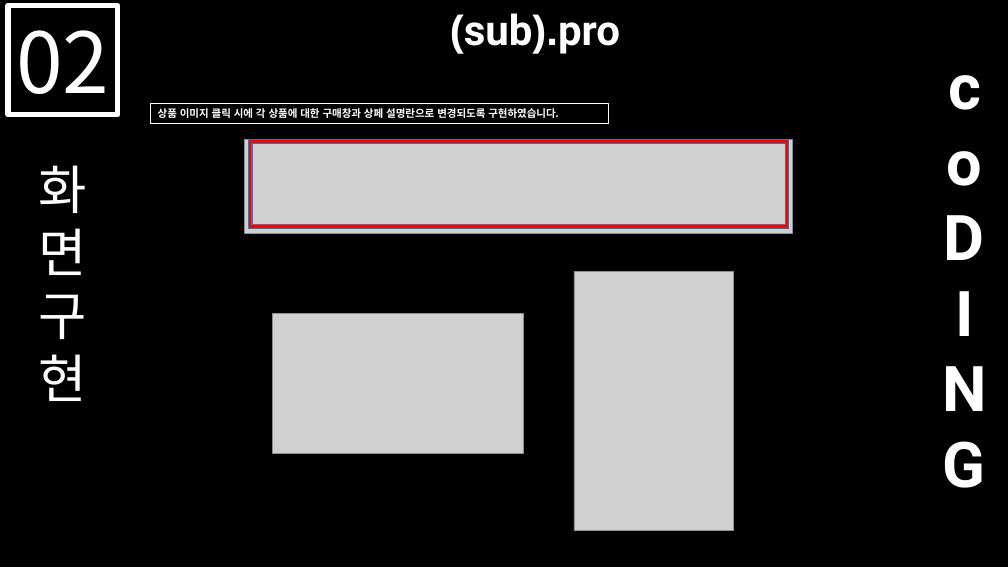
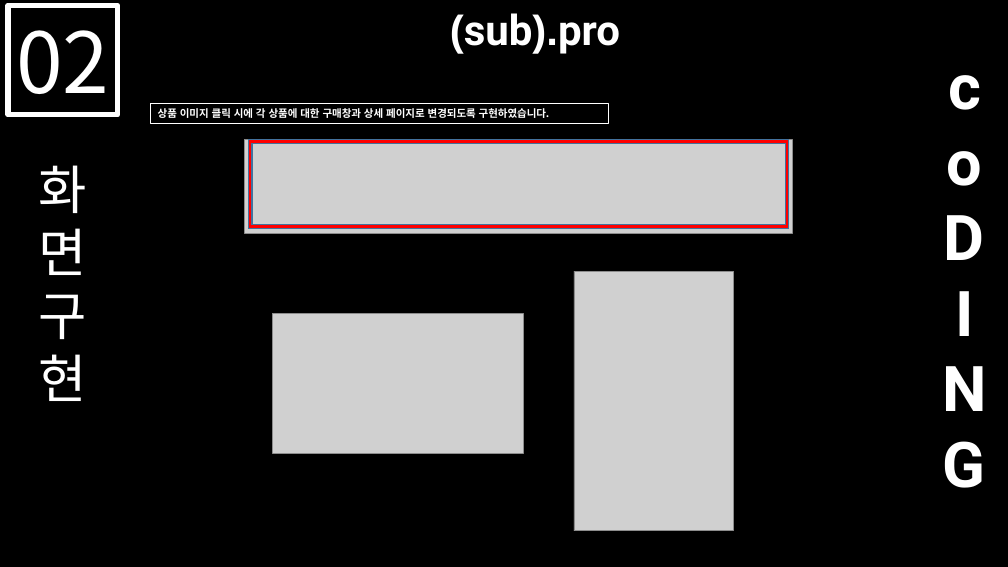
Before and after one commit to HyunRyung/Chanel, a slide deck: slide 10 of Portfolio/CHANEL.pptx (slide 11 before the commit). Drawn at 1008x567 pixels with LibreOffice and Linux fonts; fonts in the diff are those of the drawing; grey boxes stand for pictures. Boxes give left, top, right and bottom in pixels: in the first picture for what was removed or moved away, otherwise in the second. Text is boxed around its words. In the diff, an @@ line names an element or a change of style, - is before the commit and + after.

```diff
--- a/Portfolio/CHANEL.pptx
+++ b/Portfolio/CHANEL.pptx
@@ text in rectangle at (158, 106, 550, 120): text changed @@
-상품 이미지 클릭 시에 각 상품에 대한 구매창과 상페 설명란으로 변경되도록 구현하였습니다.
+상품 이미지 클릭 시에 각 상품에 대한 구매창과 상세 페이지로 변경되도록 구현하였습니다.
```
Also in this commit, not shown: 2 other slides changed, 2 slides added, 1 slide removed, 16 other files.
